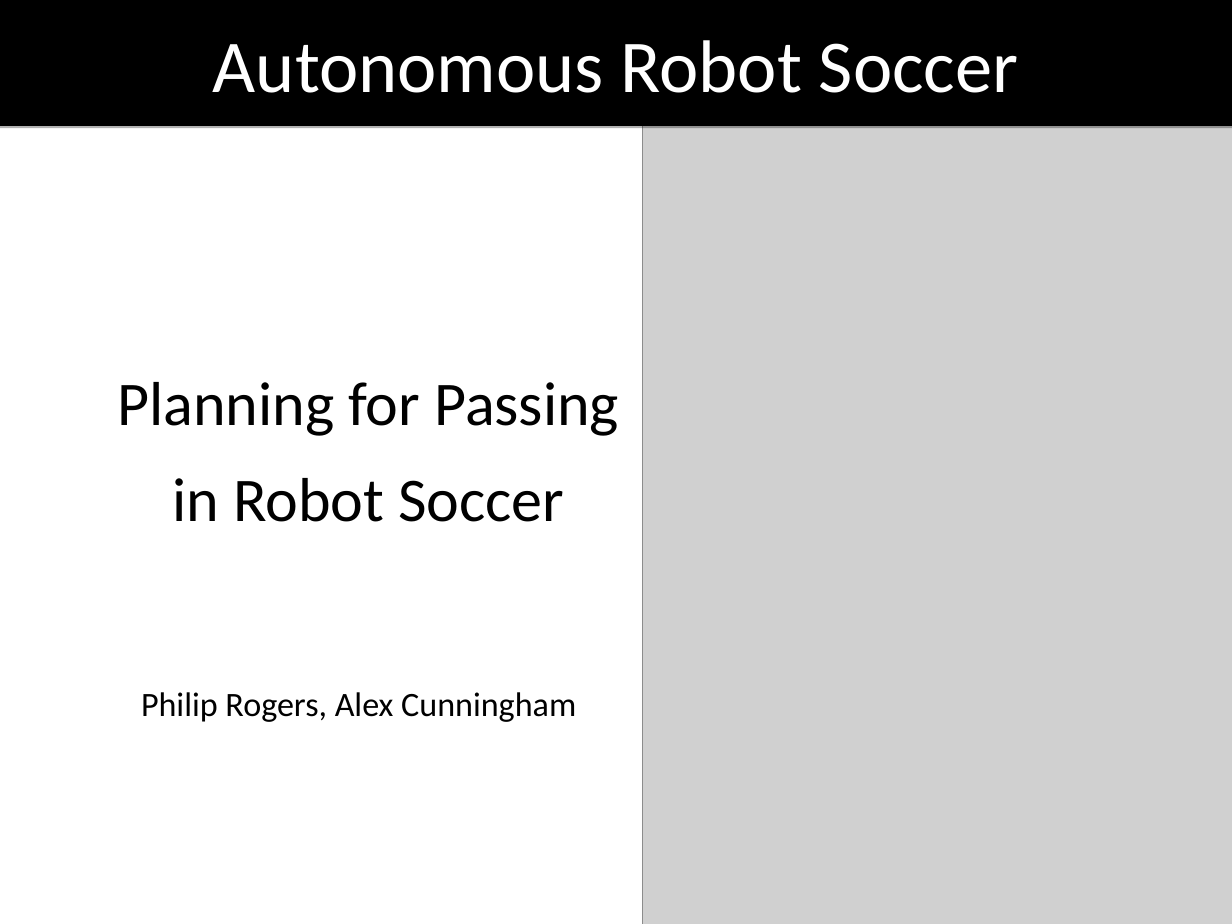
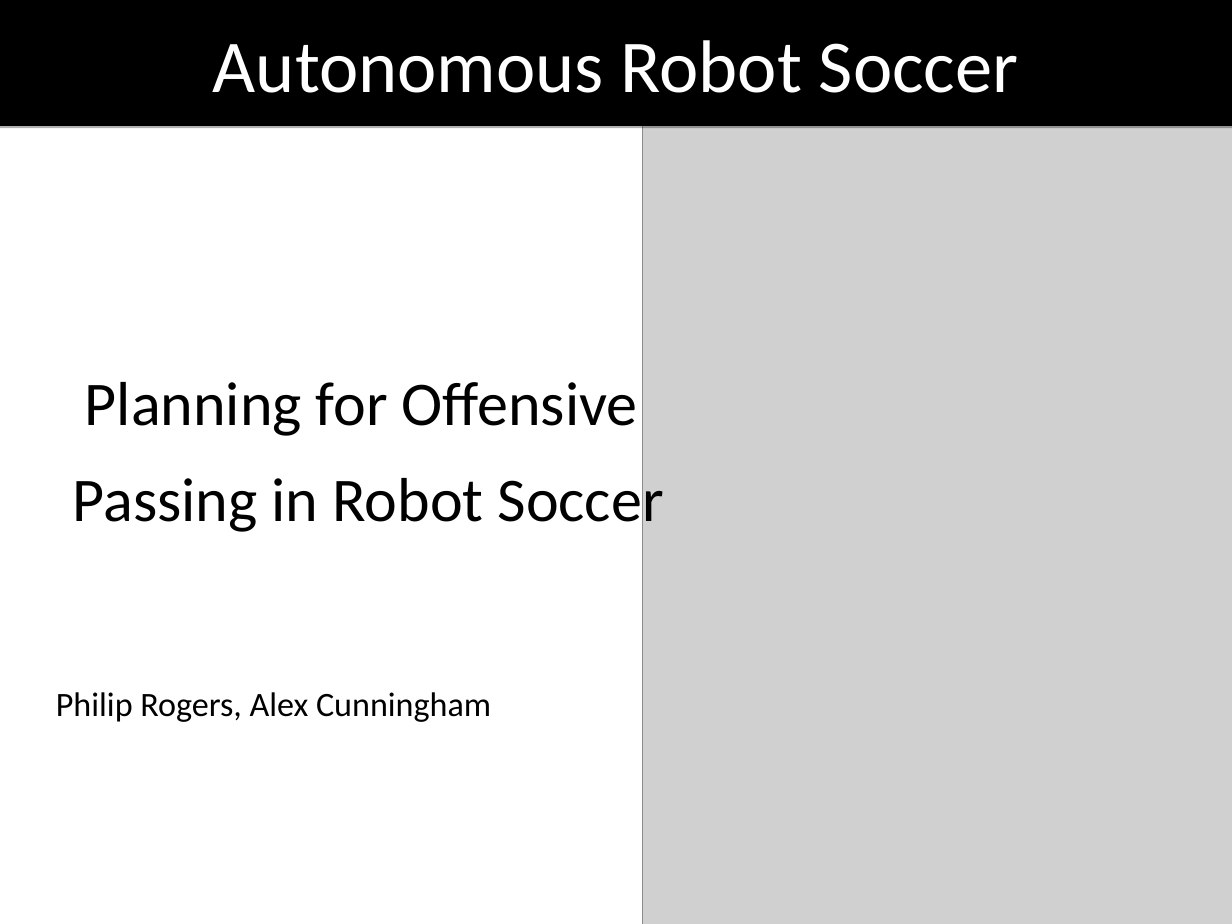
Before and after one commit to oarslan3/gt-cs-rip-projects, a slide deck: slide 1 of final/finalPresentation.odp. Drawn at 1232x924 pixels with LibreOffice and Linux fonts; fonts in the diff are those of the drawing; grey boxes stand for pictures. Boxes give left, top, right and bottom in pixels: in the first picture for what was removed or moved away, otherwise in the second. Text is boxed around its words. In the diff, an @@ line names an element or a change of style, - is before the commit and + after.

```diff
--- a/final/finalPresentation.odp
+++ b/final/finalPresentation.odp
@@ text at box(73, 382, 664, 537): text changed @@
-Planning for Passing
-in Robot Soccer
+Planning for Offensive
+Passing in Robot Soccer
@@ text "Philip Rogers, Alex Cunningham": place and size @@
-text "Philip Rogers, Alex Cunningham" at box(141, 692, 576, 722)
+text "Philip Rogers, Alex Cunningham" at box(56, 692, 491, 722)
@@ text "Philip Rogers, Alex Cunningham" at box(56, 692, 491, 722): alignment centre to left @@
```
Also in this commit, not shown: 5 other slides changed, 6 slides added, 2 slides removed, 4 other files.
